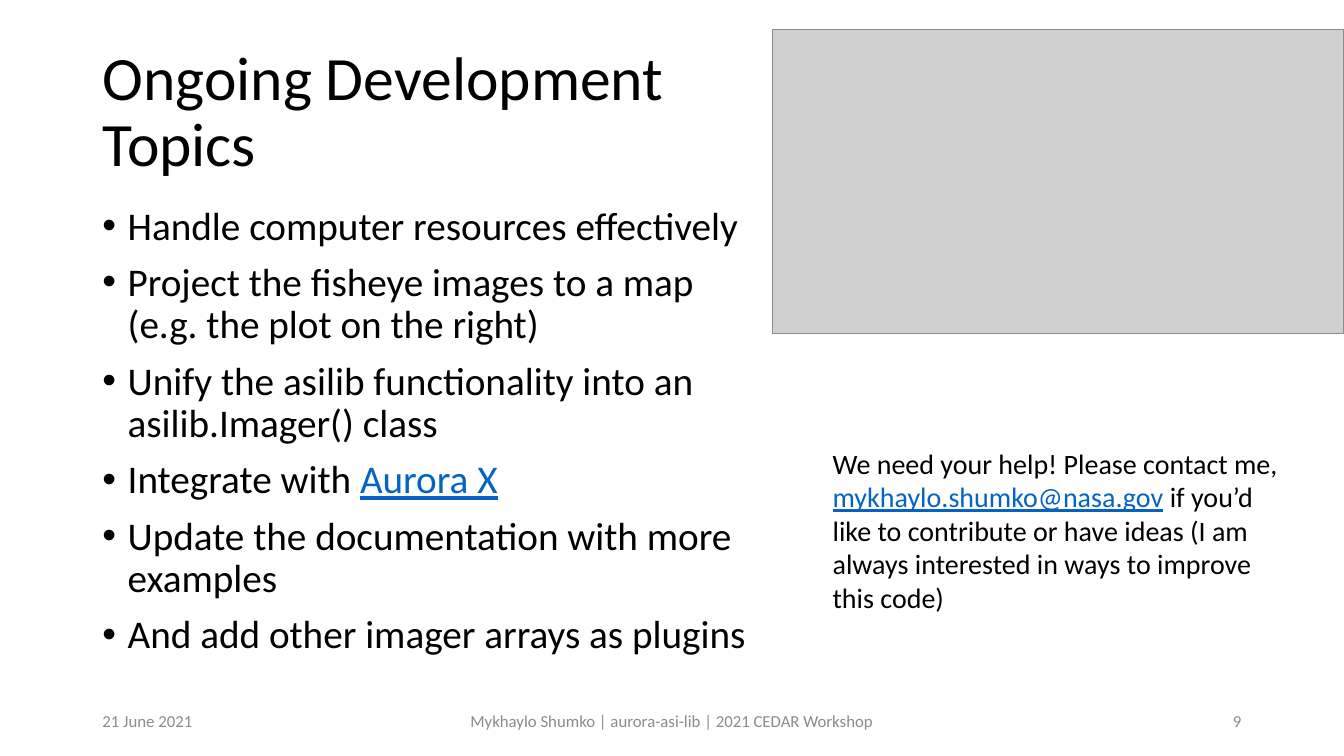
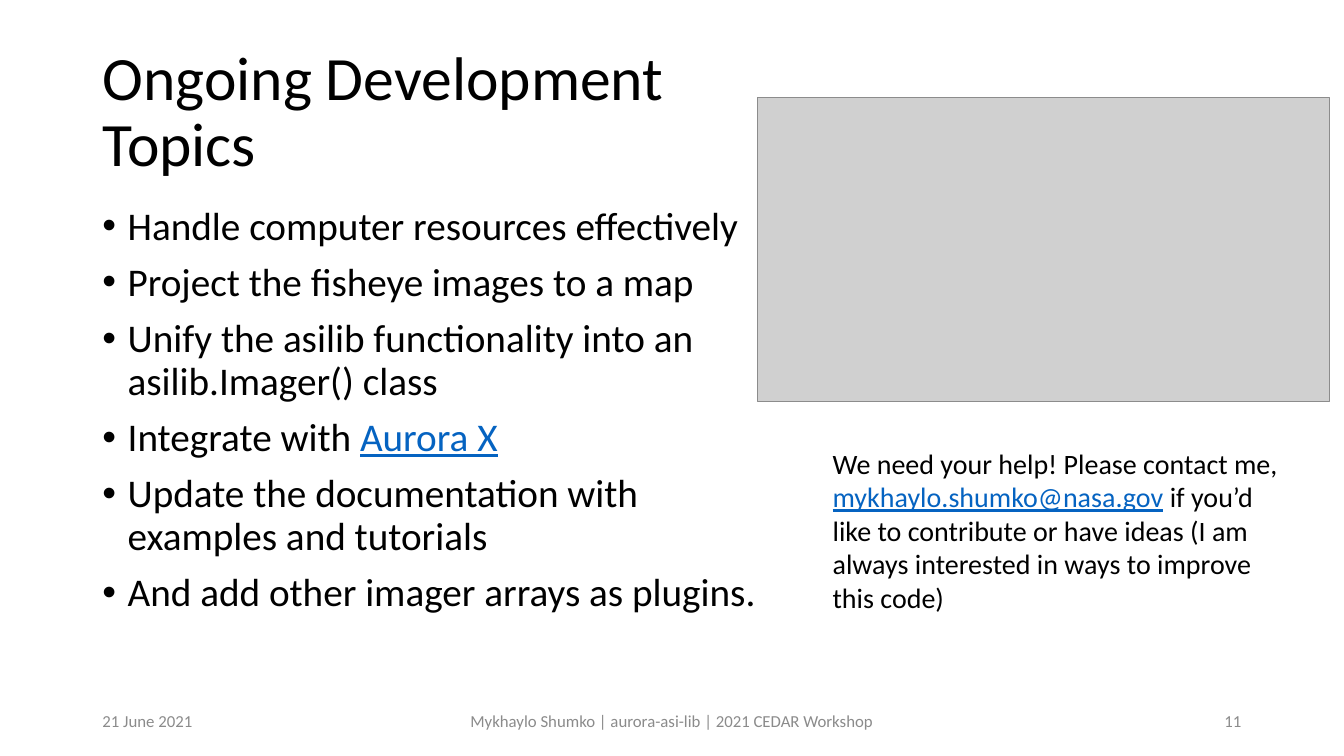
Before and after one commit to mshumko/asilib, a slide deck: slide 11 of presentations/2021_cedar_shumko_asilib.pptx (slide 9 before the commit). Drawn at 1344x756 pixels with LibreOffice and Linux fonts; fonts in the diff are those of the drawing; grey boxes stand for pictures. Boxes give left, top, right and bottom in pixels: in the first picture for what was removed or moved away, otherwise in the second. Text is boxed around its words. In the diff, an @@ line names an element or a change of style, - is before the commit and + after.

Commit message:
Updated the talk.

```diff
--- a/presentations/2021_cedar_shumko_asilib.pptx
+++ b/presentations/2021_cedar_shumko_asilib.pptx
@@ picture: place and size @@
-picture at bbox=[772, 29, 1344, 334]
+picture at bbox=[758, 98, 1330, 402]
@@ text at bbox=[128, 268, 694, 303]: text changed @@
-• Project the fisheye images to a map (e.g. the plot on the right)
+• Project the fisheye images to a map
@@ text at bbox=[128, 479, 755, 613]: text changed @@
-• Update the documentation with more examples
-• And add other imager arrays as plugins
+• Update the documentation with examples and tutorials
+• And add other imager arrays as plugins.
@@ page number at bbox=[1224, 716, 1241, 727]: text changed @@
-9
+11
```
Also in this commit, not shown: 4 other slides changed, 2 slides added.
